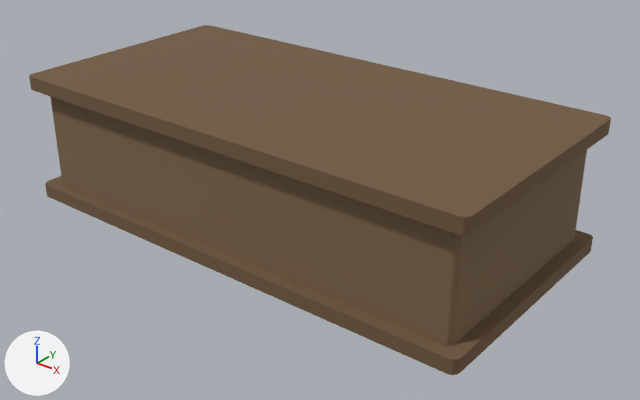
The FBX model Assets/Models/Buildings/BigTable/BigTable.fbx as it was, and as the next commit left it.
Both versions are drawn from a camera (50 mm lens) standing at (4.04, -4.83, 3.23) and looking at (0.19, -0.02, 0.25). The lights are fixed; the arrows at lower left show +X, +Y and +Z. Where no turn or scale is listed for an object, it has been applied to the vertices.

Objects in the first picture: 'BigTable'.
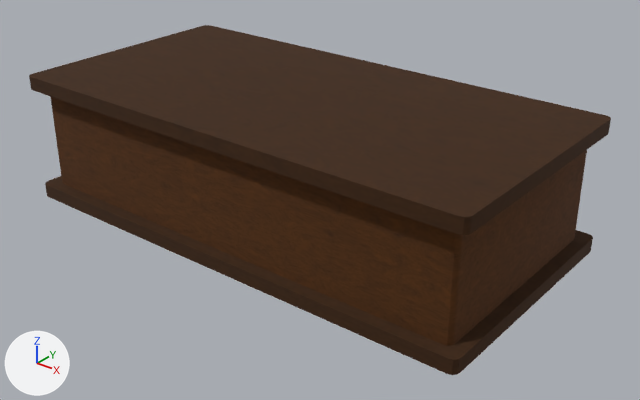
Patch to the scene script:
```diff
--- a/Assets/Models/Buildings/BigTable/BigTable.fbx.py
+++ b/Assets/Models/Buildings/BigTable/BigTable.fbx.py
@@ img_bigtable_base_png @@
+img_bigtable_base_png = load_image('BigTable_Base.png', 'Textures/BigTable_Base.png', 1024, 1024, 'sRGB')
@@ img_bigtable_normal_png @@
+img_bigtable_normal_png = load_image('BigTable_Normal.png', 'Textures/BigTable_Normal.png', 1024, 1024, 'Non-Color')
@@ img_bigtable_raf_png @@
+img_bigtable_raf_png = load_image('BigTable_Raf.png', 'Textures/BigTable_Raf.png', 1024, 1024, 'Non-Color')
@@ mat_bigtable @@
 n0 = _N.new('ShaderNodeBsdfPrincipled'); n0.name = 'Principled BSDF'
-n0.inputs[2].default_value = 1.0  # 'Roughness'
 n1 = _N.new('ShaderNodeOutputMaterial'); n1.name = 'Material Output'
 n2 = _N.new('ShaderNodeTexImage'); n2.name = 'Image Texture'
-n2.image = img_bigtable_png
+n2.image = img_bigtable_base_png
+n3 = _N.new('ShaderNodeTexImage'); n3.name = 'Image Texture.001'
+n3.image = img_bigtable_raf_png
+n4 = _N.new('ShaderNodeTexImage'); n4.name = 'Image Texture.002'
+n4.image = img_bigtable_normal_png
+n5 = _N.new('ShaderNodeNormalMap'); n5.name = 'Normal Map'
 _L.new(n2.outputs[0], n0.inputs[0])  # 'Color' to 'Base Color'
-_L.new(n2.outputs[1], n0.inputs[4])  # 'Alpha' to 'Alpha'
 _L.new(n0.outputs[0], n1.inputs[0])  # 'BSDF' to 'Surface'
+_L.new(n3.outputs[0], n0.inputs[2])  # 'Color' to 'Roughness'
+_L.new(n4.outputs[0], n5.inputs[1])  # 'Color' to 'Color'
+_L.new(n5.outputs[0], n0.inputs[5])  # 'Normal' to 'Normal'
@@ mat_bigtableplanes @@
+mat_bigtableplanes = bpy.data.materials.new('BigTablePlanes')
+# uses the picture img_bigtable_base_png
+# uses the picture img_bigtable_normal_png
+# uses the picture img_bigtable_raf_png
@@ me_cube_001 @@
 me_cube_001.from_pydata(...)  # 96 vertices, 82 faces; spans x -2.0..2.0, y -1.0..1.0, z 0.0..1.05
 # used by ob_bigtable; location = (0.0, 0.0, 0.0)
+# me_cube_001 part 1: 38 of the faces centred in x 0.0..2.0, y -1.0..1.0, z 0.0..1.05 switch from mat_bigtable (picture img_bigtable_png) to mat_bigtableplanes
+# me_cube_001 part 2: 28 of the faces centred in x -2.0..-1.91, y -1.0..1.0, z 0.06..0.99 switch from mat_bigtable (picture img_bigtable_png) to mat_bigtableplanes
```

Pixel boxes (x1, y1, x2, y2) of what changed, in the pictures (640 x 400 px):
'BigTable', surface changed, recoloured: (29, 25, 611, 375) in both
part 1 of me_cube_001, recoloured: (29, 25, 611, 375) in both
part 2 of me_cube_001, recoloured: (29, 76, 63, 196) in both
